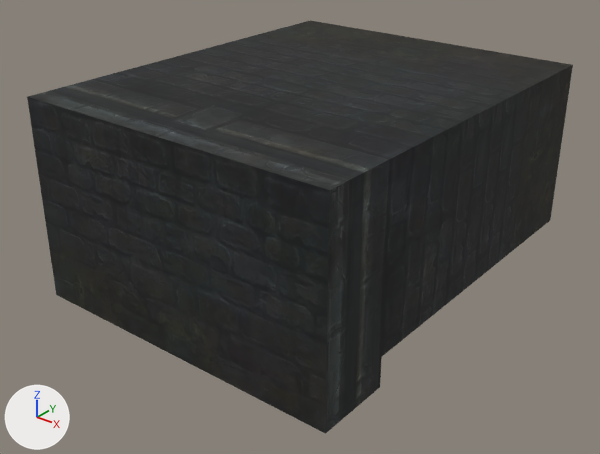
The OBJ model sceneobjs/tanxian_fuben_257/tanxian_fuben_257_xiashuidao_qiang_01.obj, before and after one commit.
The view is the same before and after, from a camera (50 mm lens) standing at (358.0, -621.0, 248.0) and looking at (-1.0, -173.0, -30.0). Lighting does not change. The marker at lower left points along +X, +Y and +Z. Where no turn or scale is listed for an object, it has been applied to the vertices.

Script lines for the objects in view, before the commit:
```python
me_tanxian_fuben_257_xiashuidao_qiang_01 = bpy.data.meshes.new('tanxian_fuben_257_xiashuidao_qiang_01')
me_tanxian_fuben_257_xiashuidao_qiang_01.from_pydata(...)  # 35 vertices, 50 faces; spans x -128.0..128.0, y -310.0..2.0, z -82.0..82.0
me_tanxian_fuben_257_xiashuidao_qiang_01.materials.append(mat_material_1)  # picture img_tanxian_fuben_257_xiashuidao_qiang_01_png
ob_tanxian_fuben_257_xiashuidao_qiang_01 = bpy.data.objects.new('tanxian_fuben_257_xiashuidao_qiang_01', me_tanxian_fuben_257_xiashuidao_qiang_01)
ob_tanxian_fuben_257_xiashuidao_qiang_01.location = (0.0, 0.0, 0.0)
```
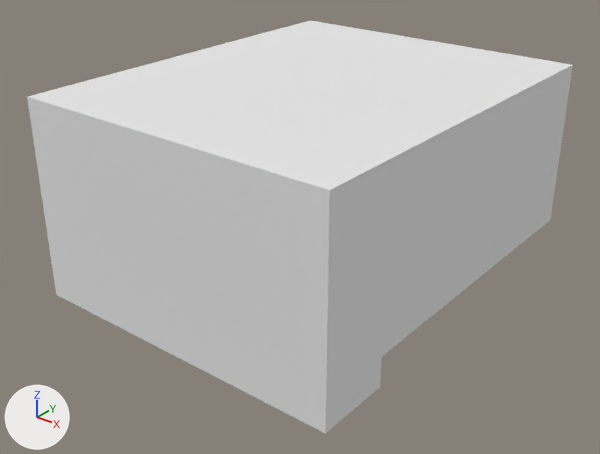
What the commit changed:
Material 'material_1' (mat_material_1_1) is new.
Its base color is (0.8, 0.8, 0.8) (white #e7e7e7).
Its roughness is 1.0.
me_tanxian_fuben_257_xiashuidao_qiang_01 has 35 vertices, 50 faces and spans x -128.0..128.0, y -310.0..2.0, z -82.0..82.0.
me_tanxian_fuben_257_xiashuidao_qiang_01 no longer uses material mat_material_1 (picture img_tanxian_fuben_257_xiashuidao_qiang_01_png).
me_tanxian_fuben_257_xiashuidao_qiang_01 now uses material mat_material_1_1 (white #e7e7e7).

Where the change shows, as pixel boxes (x1, y1, x2, y2) in the pictures (600 x 454 px):
'tanxian_fuben_257_xiashuidao_qiang_01', recoloured (black to white): (27, 20, 573, 434) in both
